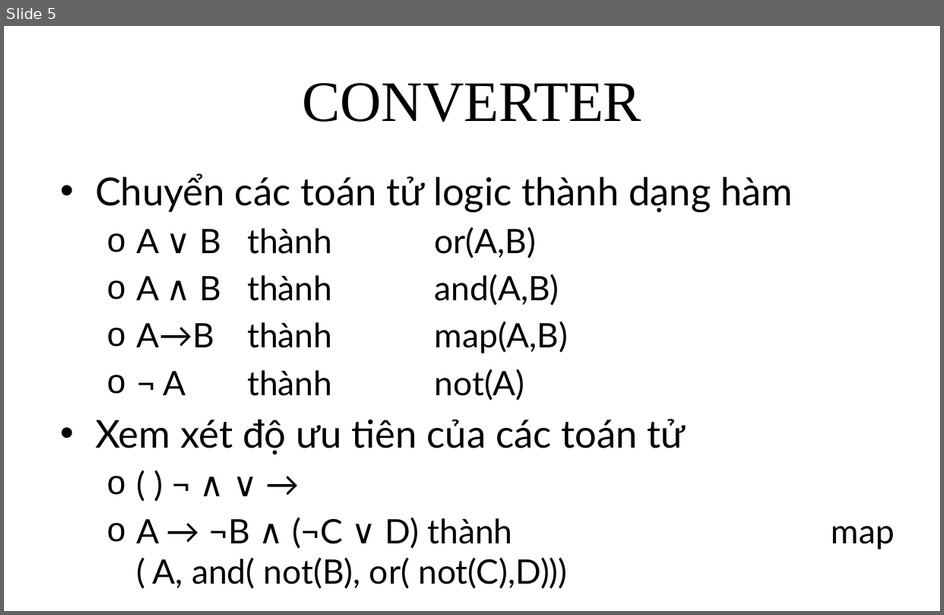
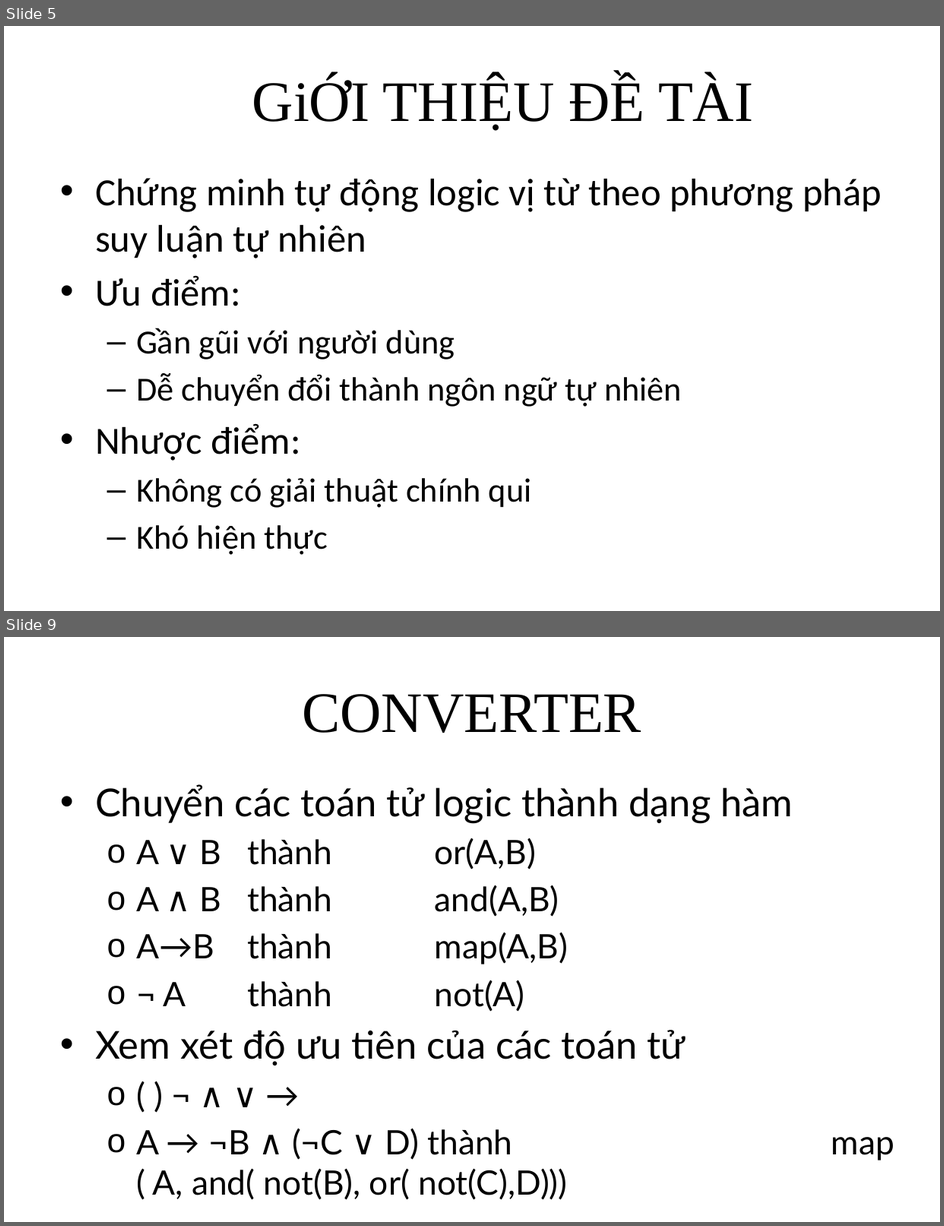
Before and after one commit to giang-rocker/logic, a slide deck: Report/SUY LUẬN TỰ NHIÊN.pptx. Shown one above the other, each under a label of ours: slide 5 before the commit, slides 5 and 9 after it; the slides between them are not shown. The pictures are 944x615 and 944x1226 pixels, drawn with LibreOffice and Linux fonts; fonts in the diff are those of the drawing. Boxes give left, top, right and bottom in pixels: in the first picture for what was removed or moved away, otherwise in the second. Text is boxed around its words. In the diff, an @@ line names an element or a change of style, - is before the commit and + after.

```diff
--- a/Report/SUY LUẬN TỰ NHIÊN.pptx
+++ b/Report/SUY LUẬN TỰ NHIÊN.pptx
@@ slide 5 added at box(4, 26, 940, 611), background #FFFFFF @@
@@ title added at box(253, 76, 753, 131), 44 pt, text #000000 @@
+GiỚI THIỆU ĐỀ TÀI
@@ text added at box(95, 178, 882, 555), 25.9 pt, text #000000 @@
+• Chứng minh tự động logic vị từ theo phương pháp suy luận tự nhiên
+• Ưu điểm:
+  – Gần gũi với người dùng
+  – Dễ chuyển đổi thành ngôn ngữ tự nhiên
+• Nhược điểm:
+  – Không có giải thuật chính qui
+  – Khó hiện thực
@@ what was slide 5 is now slide 9 @@
```
Also in this commit, not shown: 3 slides changed, 5 other slides added, 1 slide removed.
